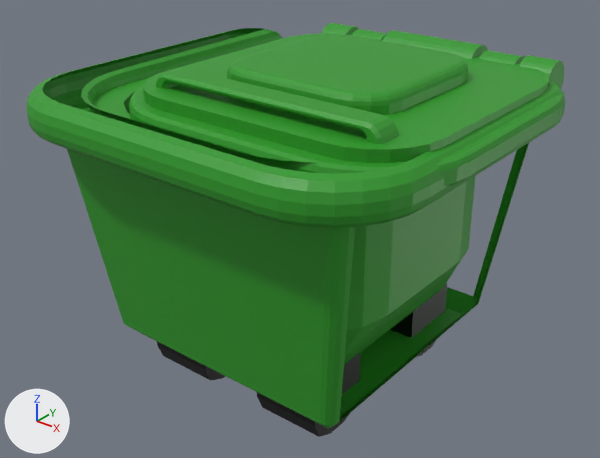
What one commit did to the FBX model Assets/Models/Appliances/TrashBin.fbx.
Before and after are seen from a 50 mm lens placed at (2.84, -3.59, 3.1), pointed at (0.01, -0.05, 0.91). Arrows for +X, +Y and +Z are at lower left; the lights stay in place.

Objects in the first picture: 'TrashBin', 'TrashBin.Tape'.
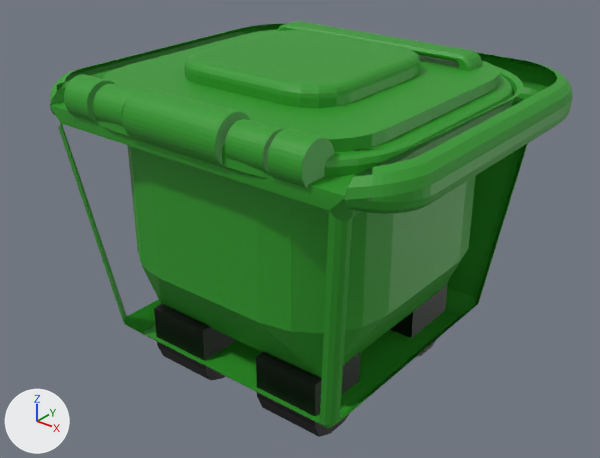
What differs and where, as boxes (x1, y1, x2, y2) in the pictures (600 x 458 px):
'TrashBin', turned: before (26, 28, 565, 437); after (50, 24, 573, 437)
'TrashBin.Tape', moved, turned: before (129, 23, 564, 186); after (64, 21, 513, 188)

What changed in the scene script:
```text
Change ob_trashbin:
    ob_trashbin.rotation_euler: (0.0, 0.0, 0.0) -> (0.0, 0.0, 3.142)  # degrees (0, 0, 0) -> degrees (0, 0, 180)
Change ob_trashbin_tape:
    ob_trashbin_tape.location: (0.271, 1.006, 1.663) -> (-0.00188, 0.988, 1.663)
```
